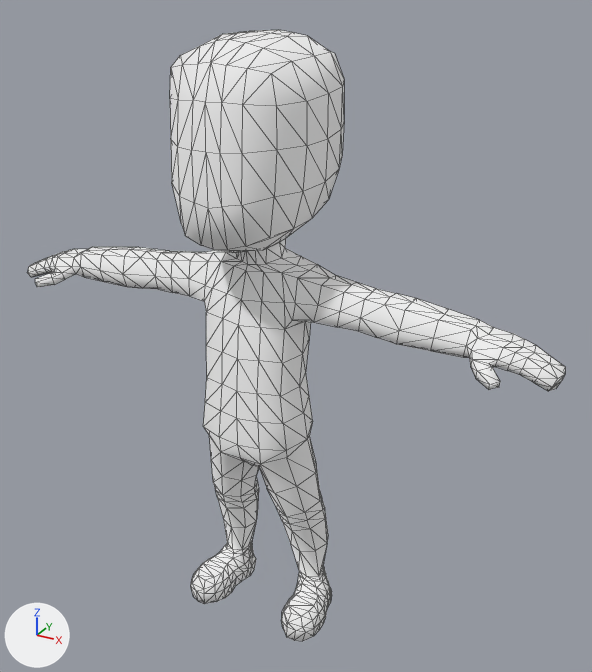
The glTF model aframe/animatedWalkLoop/public/assets/characterMedium.glb: old version first, new version second.
The view is the same before and after, from a camera (50 mm lens) standing at (2.41, -4.02, 3.95) and looking at (0.16, 0.07, 1.9). Arrows for +X, +Y and +Z are at lower left; the lights stay in place. Mesh edges are drawn as thin lines.

The first picture shows 'characterMedium'.
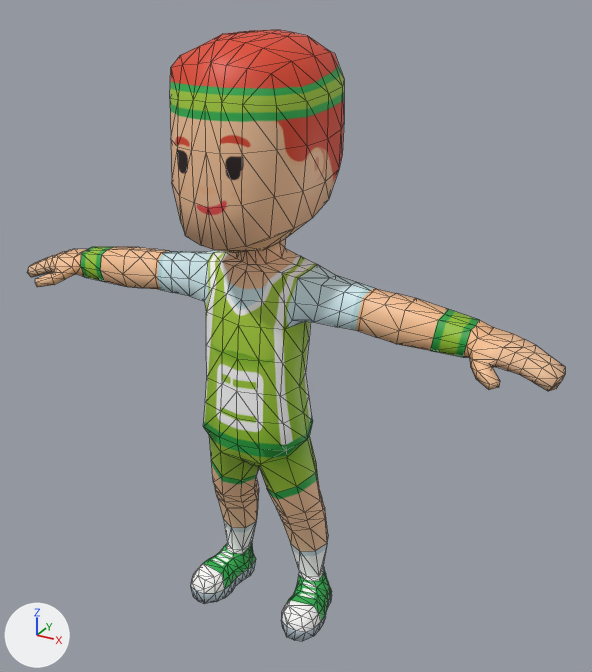
The newer file is also turned or shifted as a whole; pictures and numbers use the older file's frame.

Pixel boxes (x1, y1, x2, y2) of what changed, in the pictures (592 x 672 px):
'characterMedium', surface changed: (27, 30, 565, 641) in both

Patch to the scene script:
```diff
--- a/aframe/animatedWalkLoop/public/assets/characterMedium.glb.py
+++ b/aframe/animatedWalkLoop/public/assets/characterMedium.glb.py
@@ img_athletefemalegreen @@
+img_athletefemalegreen = load_image('athleteFemaleGreen', '_unpacked/athleteFemaleGreen', 1024, 1024, 'sRGB')
@@ mat_skin @@
 n0 = _N.new('ShaderNodeBsdfPrincipled'); n0.name = 'Principled BSDF'
-n0.inputs[1].default_value = 1.0  # 'Metallic'
-n0.inputs[2].default_value = 1.0  # 'Roughness'
 n1 = _N.new('ShaderNodeOutputMaterial'); n1.name = 'Material Output'
+n3 = _N.new('ShaderNodeMix'); n3.name = 'Mix'
+n3.data_type = 'RGBA'
+n3.blend_type = 'MULTIPLY'
+n3.inputs[0].default_value = 1.0  # 'Factor'
 n2 = _N.new('ShaderNodeVertexColor'); n2.name = 'Color Attribute'
+n4 = _N.new('ShaderNodeTexImage'); n4.name = 'Image Texture'
+n4.image = img_athletefemalegreen
 _L.new(n0.outputs[0], n1.inputs[0])  # 'BSDF' to 'Surface'
-_L.new(n2.outputs[0], n0.inputs[0])  # 'Color' to 'Base Color'
+_L.new(n3.outputs[2], n0.inputs[0])  # 'Result' to 'Base Color'
+_L.new(n2.outputs[0], n3.inputs[7])  # 'Color' to 'B'
+_L.new(n4.outputs[0], n3.inputs[6])  # 'Color' to 'A'
```
